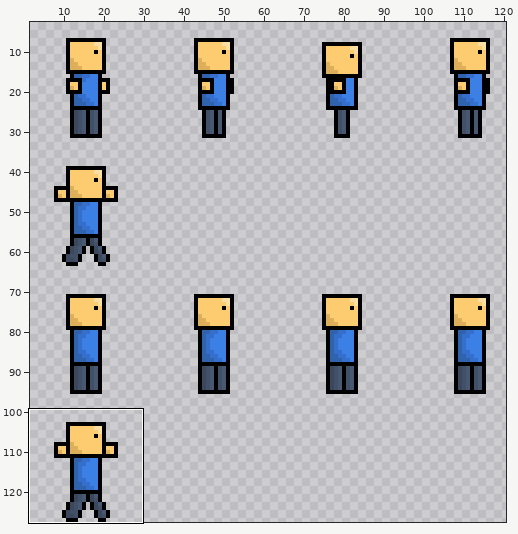
Two states of a sprite sheet, Debug/Resources/Textures/animationTest.png. Above, an overview of the earlier version with the close-up marked.
Close-up. First the earlier version:
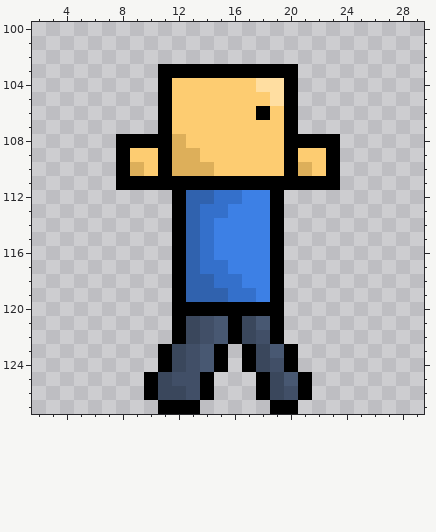
The file is 128x128 pixels. Colours within 5 levels of each other are drawn and written as one. Shown: x 2..29, y 100..127. The old version is drawn lined up with the new one. The wide view leaves out empty margins. The commit also changed other parts of the picture, which this record leaves out.
And afterwards:
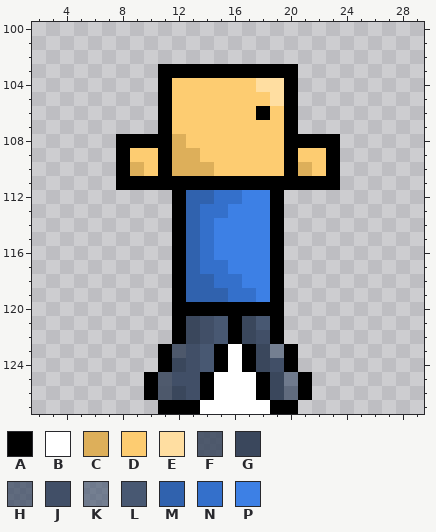
Palette (. is transparent): A #000000  B #ffffff  C #ddaf5a  D #fdcc71  E #ffdea1  F #3a475cda  G #3a475c  H #414f67c7  J #414f67  K #485872aa  L #485872  M #3062ae  N #3470cb  P #3d80e5
What changed:
whole drawing moved by +1,+0 (the old picture is shown already moved)
@@ x 9..22 @@
 122 ...AGJLAGJA...
-123 ..AGJLA.AGLA..
-124 ..AGJLA.AGJA..
-125 .AGJJA...AGLA.
-126 .AGGJA...AGJA.
-127 ..AAA.....AA..
+123 ..AFJLABAGKA..
+124 ..AGJLABAGJA..
+125 .AFJJABBBAGKA.
+126 .AFGJABBBAGHA.
+127 ..AAABBBBBAA..
